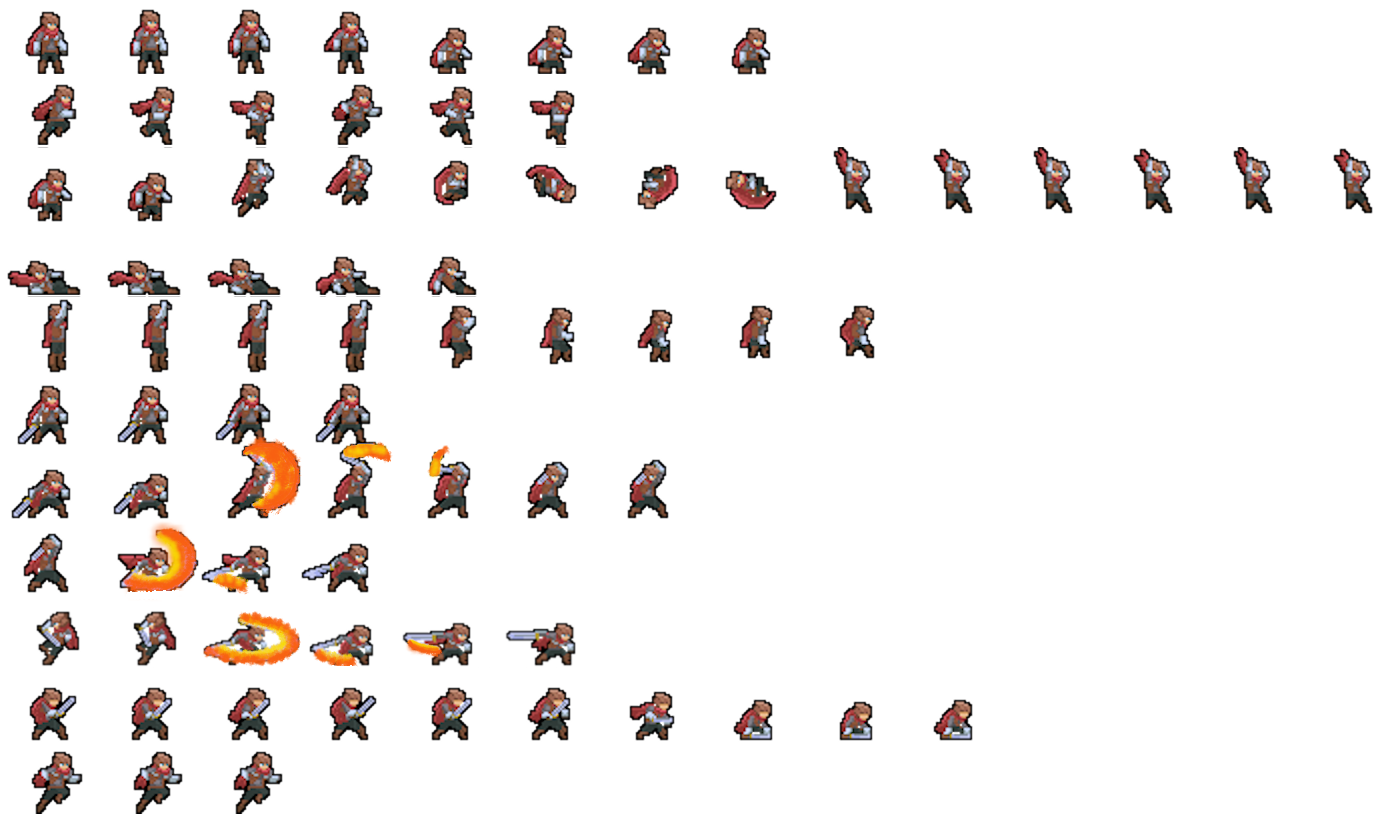
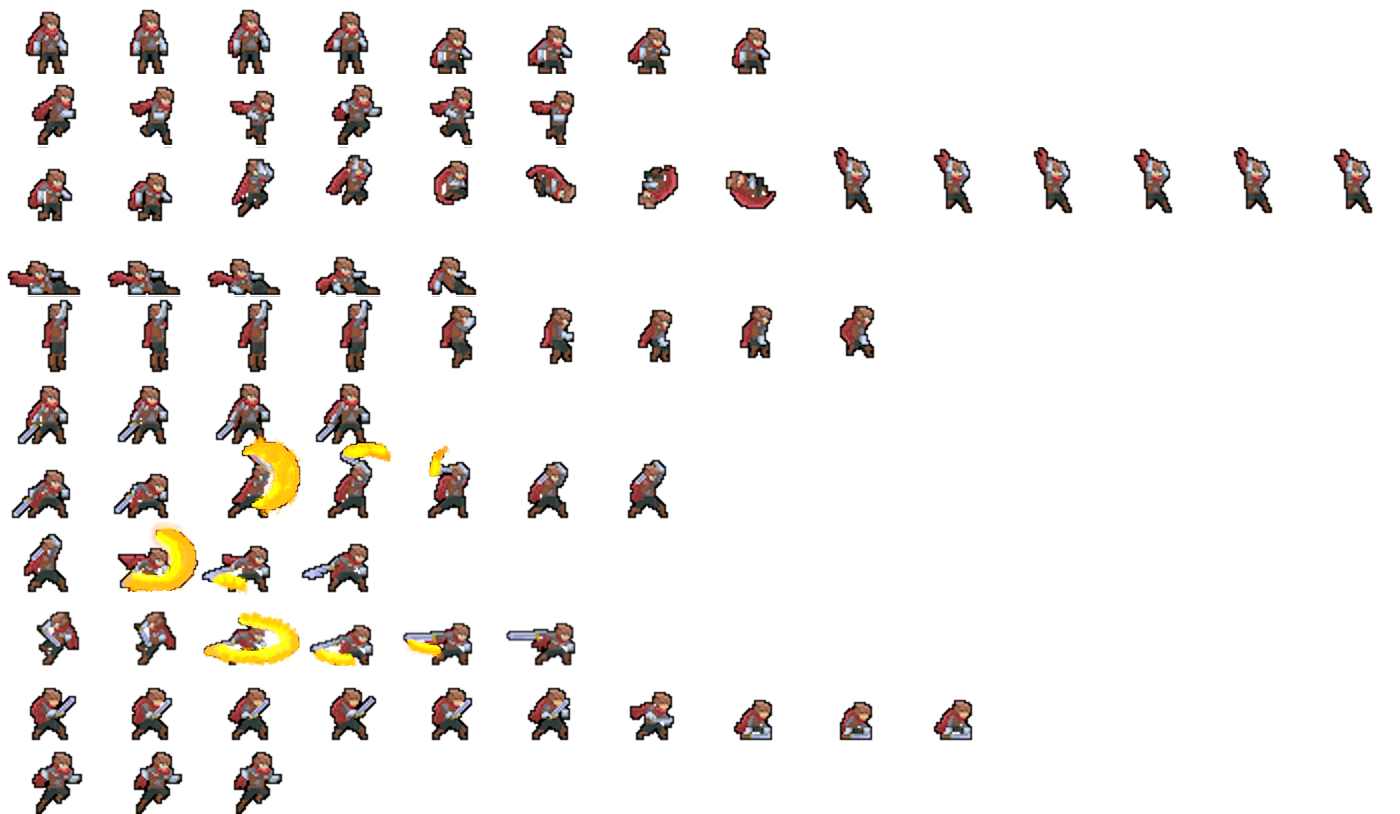
Revision of a layered 1400 x 814 image; what changed, layer by layer:
painted on "adventurer-Sheet3xFire.png" over [122, 435, 450, 667]
